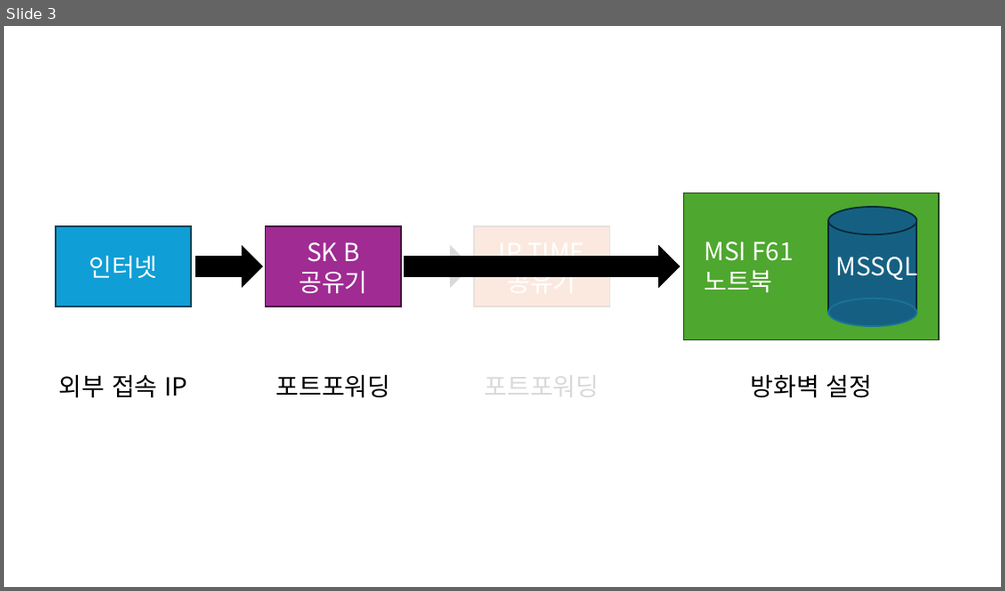
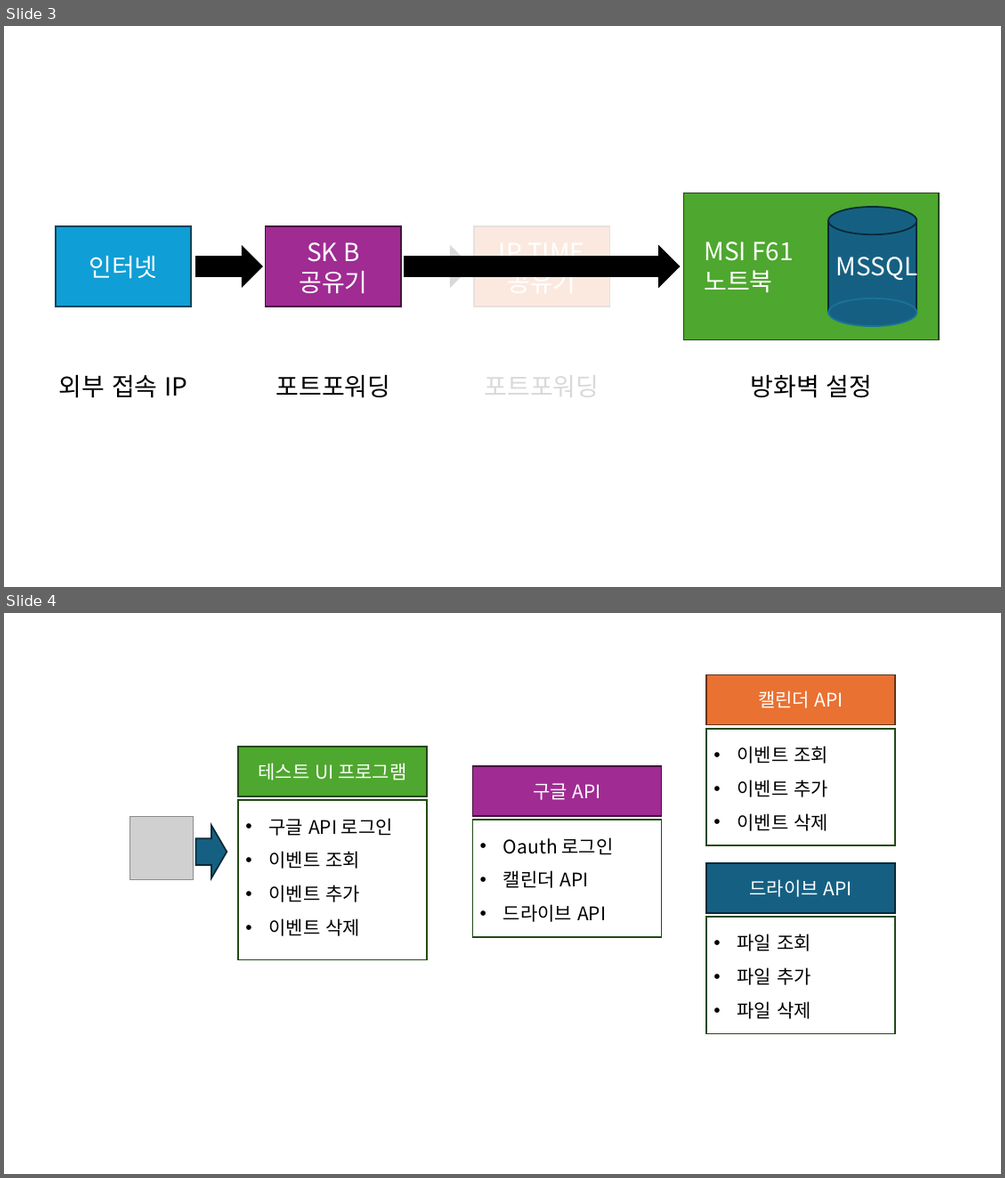
Before and after one commit to leeyeonjun85/leeyeonjun85.github.io, a slide deck: assets/ppt/etc.pptx. Shown one above the other, each under a label of ours: slide 3 before the commit, slides 3 and 4 after it. The pictures are 1005x591 and 1005x1178 pixels, drawn with LibreOffice and Linux fonts; fonts in the diff are those of the drawing; grey boxes stand for pictures. Boxes give left, top, right and bottom in pixels: in the first picture for what was removed or moved away, otherwise in the second. Text is boxed around its words. In the diff, an @@ line names an element or a change of style, - is before the commit and + after.

```diff
--- a/assets/ppt/etc.pptx
+++ b/assets/ppt/etc.pptx
@@ slide 4 added at [4,613,1001,1174], background #FFFFFF @@
@@ rectangle added at [706,675,896,725], fill #E97132, outline #663216 1.5 pt, 18 pt, text #FFFFFF @@
+캘린더 API
@@ rectangle added at [706,728,896,845], outline #224914 1.5 pt, 18 pt, text #000000 @@
+• 이벤트 조회
+• 이벤트 추가
+• 이벤트 삭제
@@ rectangle added at [238,747,428,797], fill #4EA72E, outline #224914 1.5 pt, 18 pt, text #FFFFFF @@
+테스트 UI 프로그램
@@ rectangle added at [473,766,662,817], fill #A02B93, outline #461340 1.5 pt, 18 pt, text #FFFFFF @@
+구글 API
@@ picture added at [129,817,194,880] @@
@@ right arrow added at [196,826,226,878], fill #156082, outline #092A39 1.5 pt @@
@@ rectangle added at [238,800,428,959], outline #224914 1.5 pt, 18 pt, text #000000 @@
+• 구글 API 로그인
+• 이벤트 조회
+• 이벤트 추가
+• 이벤트 삭제
@@ rectangle added at [473,820,662,938], outline #224914 1.5 pt, 18 pt, text #000000 @@
+• Oauth 로그인
+• 캘린더 API
+• 드라이브 API
@@ rectangle added at [706,863,896,913], fill #156082, outline #092A39 1.5 pt, 18 pt, text #FFFFFF @@
+드라이브 API
@@ rectangle added at [706,916,896,1034], outline #224914 1.5 pt, 18 pt, text #000000 @@
+• 파일 조회
+• 파일 추가
+• 파일 삭제
```
Also in this commit, not shown: 5 other files.
